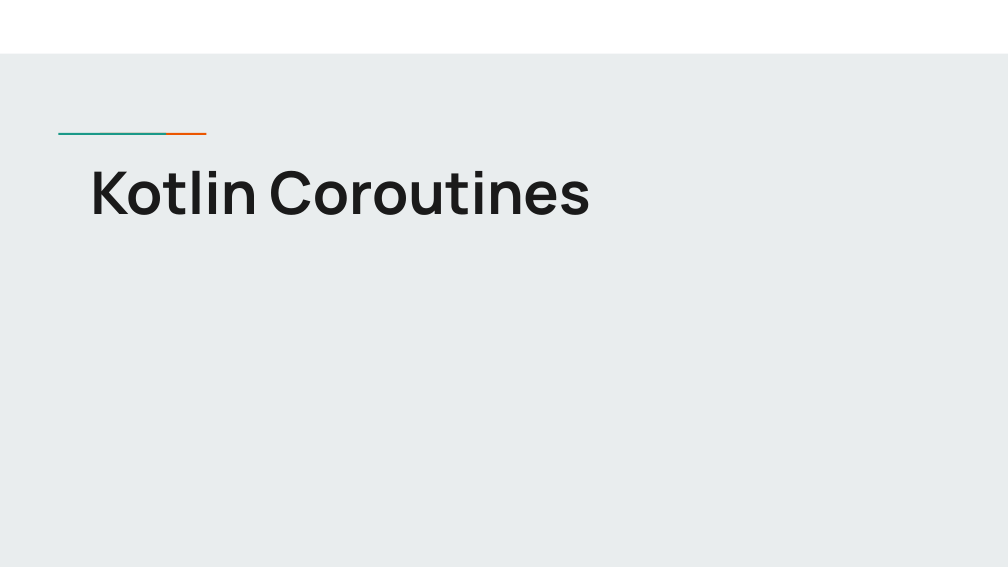
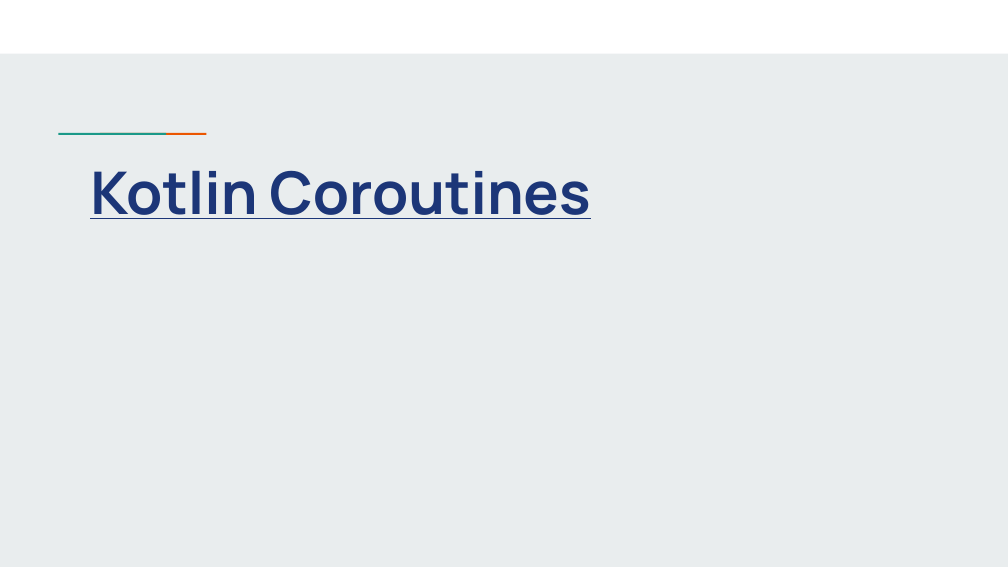
Before and after one commit to systek/oslo-kotlin-meetup, a slide deck: slide 1 of coroutines-workshop/docs/kotlin_coroutines.pptx. Drawn at 1008x567 pixels with LibreOffice and Linux fonts; fonts in the diff are those of the drawing. Boxes give left, top, right and bottom in pixels: in the first picture for what was removed or moved away, otherwise in the second. Text is boxed around its words. In the diff, an @@ line names an element or a change of style, - is before the commit and + after.

Commit message:
added helloworld example, added link to coroutines basics

```diff
--- a/coroutines-workshop/docs/kotlin_coroutines.pptx
+++ b/coroutines-workshop/docs/kotlin_coroutines.pptx
@@ title "Kotlin Coroutines" at bbox=[90, 170, 590, 219]: text colour #1A1A1A to #1C3678, underline on @@
```
Also in this commit, not shown: 1 other file.
